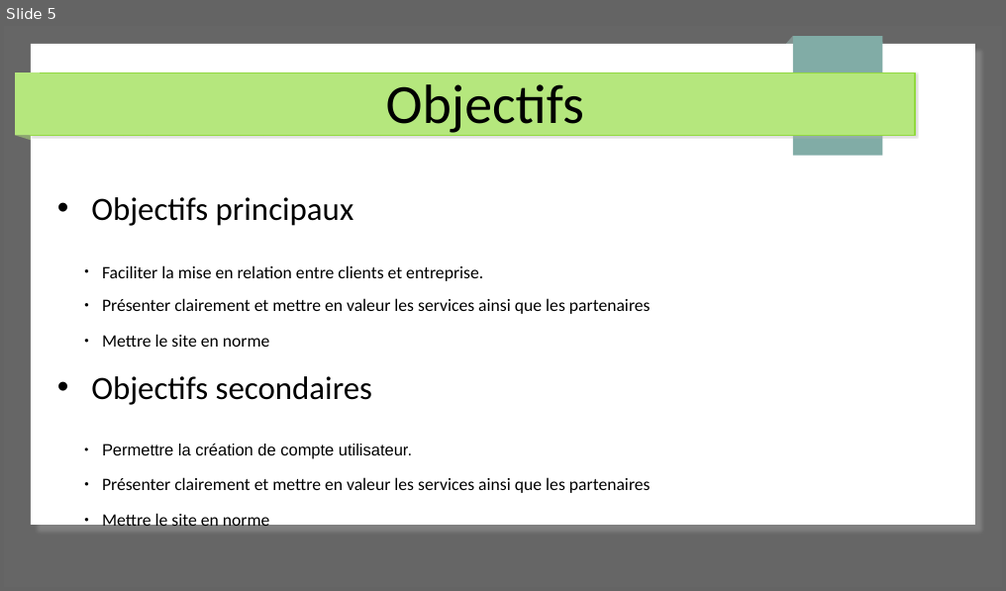
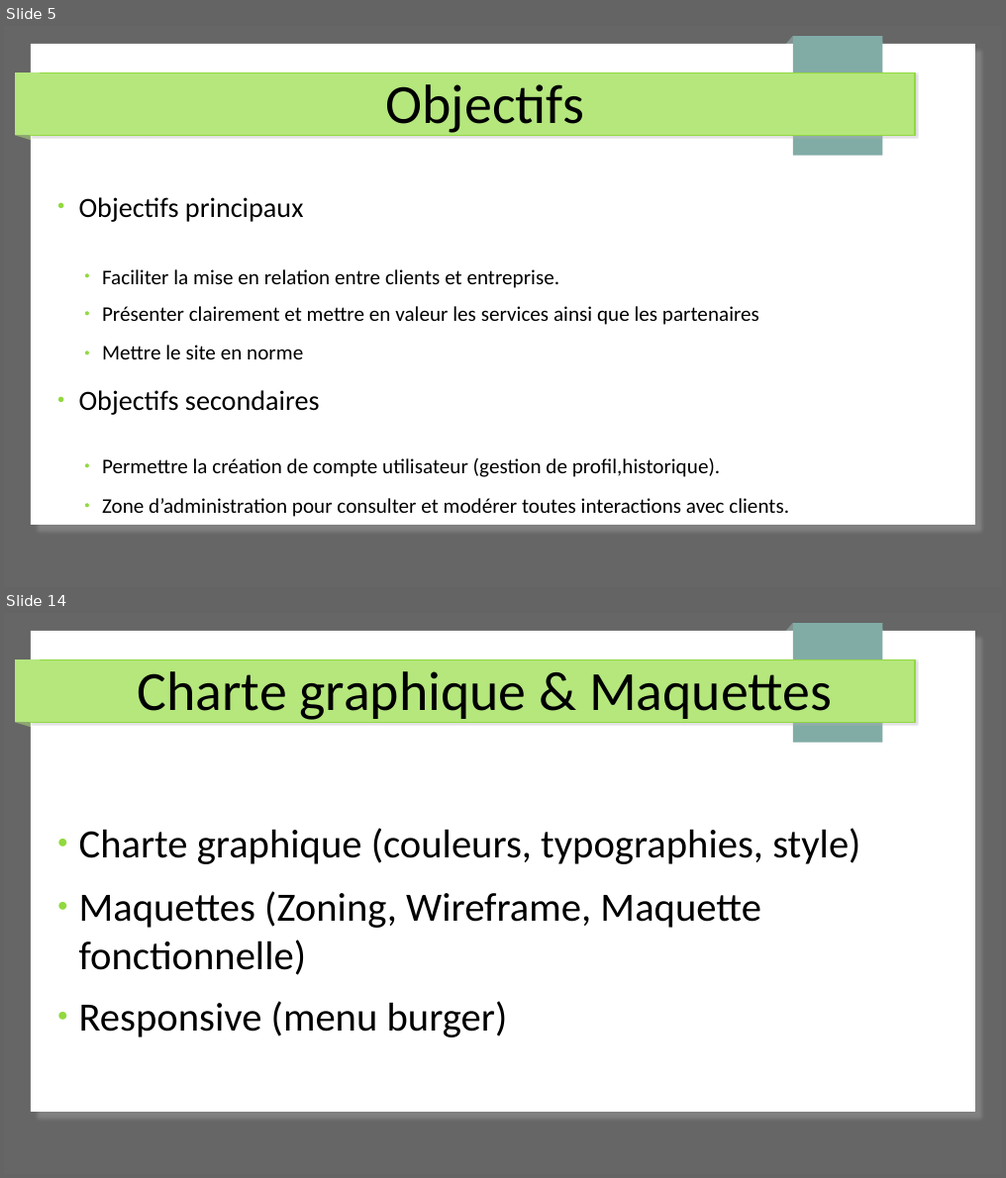
Before and after one commit to Cboukhal/project_exam, a slide deck: Document/projet_exam.odp. Shown one above the other, each under a label of ours: slide 5 before the commit, slides 5 and 14 after it; the slides between them are not shown. The pictures are 1006x591 and 1006x1178 pixels, drawn with LibreOffice and Linux fonts; fonts in the diff are those of the drawing. Boxes give left, top, right and bottom in pixels: in the first picture for what was removed or moved away, otherwise in the second. Text is boxed around its words. In the diff, an @@ line names an element or a change of style, - is before the commit and + after.

```diff
--- a/Document/projet_exam.odp
+++ b/Document/projet_exam.odp
@@ slide 14 added at [4,613,1002,1174], background #666666; not listed: 7 template elements that a slide beside it also shows @@
@@ title added at [138,671,832,724], 44 pt, text #000000 @@
+Charte graphique & Maquettes
@@ text added at [79,828,860,1038], 32 pt, text #000000 @@
+● Charte graphique (couleurs, typographies, style)
+● Maquettes (Zoning, Wireframe, Maquette fonctionnelle)
+● Responsive (menu burger)
@@ slide 5 changed as well @@
@@ text at [79,197,759,415]: size 25.9 to 22.2 pt in "Objectifs principaux", "Objectifs secondaires"; size 13.9 to 16.6 pt in "Faciliter la mise en relation entre clients ...", "Présenter clairement et mettre en valeur les ...", "Mettre le site en norme"; bullet • to ●; bullet colour #000000 to #91D93F @@
@@ text at [102,458,789,517]: text changed; size 13.9 to 16.6 pt @@
-● Permettre la création de compte utilisateur.
-● Présenter clairement et mettre en valeur les services ainsi que les partenaires
-● Mettre le site en norme
+● Permettre la création de compte utilisateur (gestion de profil,historique).
+● Zone d’administration pour consulter et modérer toutes interactions avec clients.
```
Also in this commit, not shown: 3 other slides changed, 15 other slides added, 2 other files.
